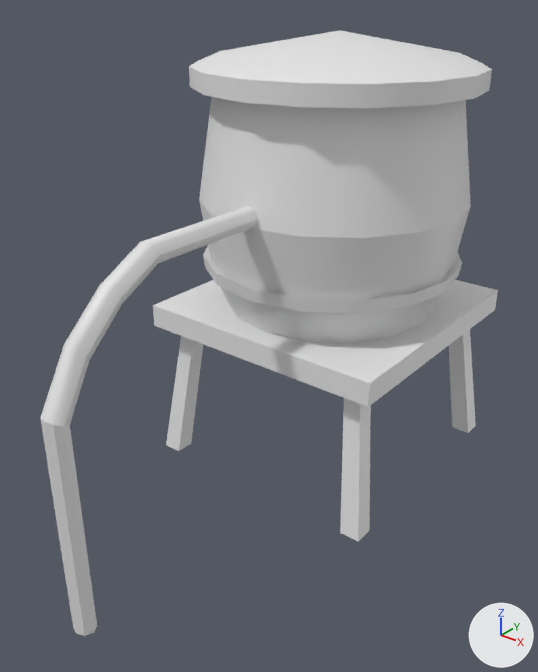
The FBX model Assets/3DAssets/Watertank.fbx, before and after one commit.
Rendered twice from a 50 mm camera at (13.1, -19.7, 14.4) aimed at (0.5, -3.9, 4.6). The lights are fixed; the arrows at lower right show +X, +Y and +Z. The first picture is the older version. Where no turn or scale is listed for an object, it has been applied to the vertices.

Names of what the first picture shows: 'Watertank'.
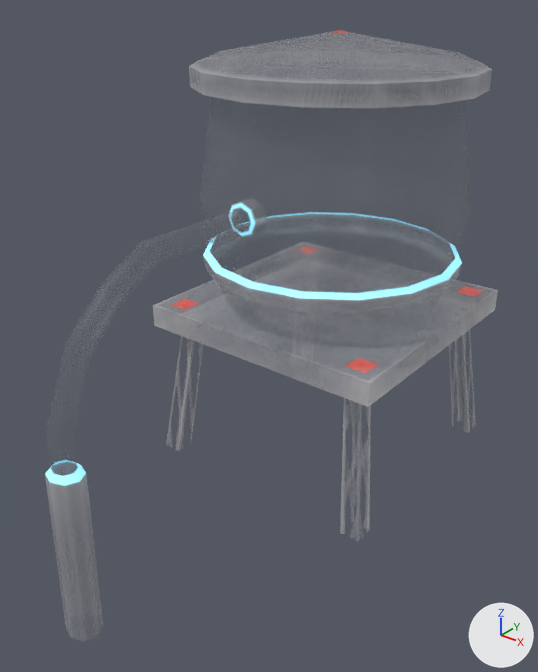
The newer file is also turned or shifted as a whole; pictures and numbers use the older file's frame.

Pixel boxes [x1, y1, x2, y2] of what changed, in the pictures (538 x 672 px):
```json
{"object": "Watertank", "change": "reshaped", "before": [40, 30, 498, 636], "after": [45, 50, 498, 541]}
{"part": 1, "of": "me_watertank", "change": "cut back", "before": [141, 200, 471, 300], "after": [203, 202, 462, 300]}
{"part": 2, "of": "me_watertank", "change": "cut back", "before": [40, 344, 97, 636], "after": [45, 460, 92, 541]}
{"part": 3, "of": "me_watertank", "change": "recoloured", "before": [40, 30, 498, 542], "after": [153, 50, 498, 534]}
```

The change, as JSON lines over the scene's bpy script:
```json
{"op": "add", "block": "img_backgroundassetsatlas_png", "code": ["img_backgroundassetsatlas_png = load_image('BackgroundAssetsAtlas.png', '../Textures/BackgroundAssetsAtlas.png', 1024, 1024, 'Non-Color')"]}
{"op": "add", "block": "img_backgroundassetsemissionatlas_png", "code": ["img_backgroundassetsemissionatlas_png = load_image('BackgroundAssetsEmissionAtlas.png', '../Textures/BackgroundAssetsEmissionAtlas.png', 1024, 1024, 'sRGB')"]}
{"op": "add", "block": "mat_material_002", "code": ["mat_material_002 = bpy.data.materials.new('Material.002')", "# uses the picture img_backgroundassetsatlas_png", "# uses the picture img_backgroundassetsemissionatlas_png"]}
{"block": "me_watertank", "where": "# used by ob_watertank; location = (0.0, 0.0, 1.84)"}
{"op": "remove", "block": "me_watertank", "code": "me_watertank.from_pydata(...)  # 249 vertices, 214 faces; spans x -4.4..4.4, y -11.6..4.4, z -3.3..11.1"}
{"op": "add", "block": "me_watertank", "code": "me_watertank.from_pydata(...)  # 281 vertices, 246 faces; spans x -4.4..4.4, y -11.7..4.4, z -3.3..11.1"}
{"block": "me_watertank", "change": "me_watertank part 1"}
{"block": "me_watertank", "change": "8 vertices are removed from x -0.3..0.3, y -4.1, z 6.1..6.7"}
{"block": "me_watertank", "change": "8 faces are deleted"}
{"block": "me_watertank", "change": "16 vertices in x -4.0..4.0, y -4.0..4.0, z 4.1 move by (0.0, 0.0, 0.3)"}
{"block": "me_watertank", "change": "16 vertices are added at x -0.5..0.5, y -4.6..-4.5, z 5.9..6.9"}
{"block": "me_watertank", "change": "8 new vertices lie (0.0, 0.5, 0.0) away from vertices in x -0.5..0.5, y -4.5, z 5.9..6.9"}
{"block": "me_watertank", "change": "24 new faces join them"}
{"block": "me_watertank", "change": "me_watertank part 2"}
{"block": "me_watertank", "change": "8 vertices are removed from x -0.3..0.3, y -11.6..-11.0, z -3.3"}
{"block": "me_watertank", "change": "8 faces are deleted"}
{"block": "me_watertank", "change": "4 vertices in x -0.3..0.3, y -11.5..-11.3, z 3.2..3.3 move by (0.0, 0.1, -0.5)"}
{"block": "me_watertank", "change": "4 vertices move from x -0.2..0.2, y -11.6..-11.0, z 3.0..3.3 to x -0.2..0.2, y -11.5..-10.9, z 2.6..2.9"}
{"block": "me_watertank", "change": "18 vertices are added at x -0.5..0.5, y -11.7..-10.8, z -3.3..1.8"}
{"block": "me_watertank", "change": "6 new vertices lie (0.0, 0.1, 5.0) away from vertices in x -0.5..0.5, y -11.7..-10.8, z -3.3"}
{"block": "me_watertank", "change": "24 new faces join them"}
{"block": "me_watertank", "change": "me_watertank part 3: 198 faces spanning x -4.4..4.4, y -11.5..4.4, z -3.0..11.1 switch from no material to mat_material_002"}
```
